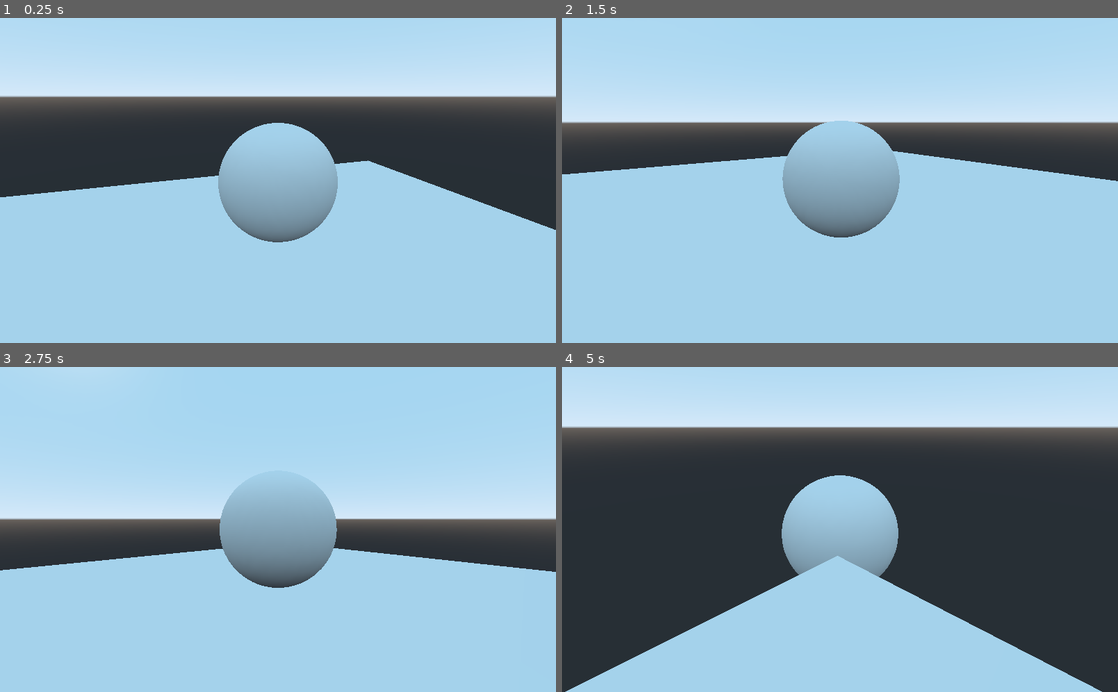
Above: before the commit, frames 1-4 (two rows, left to right).
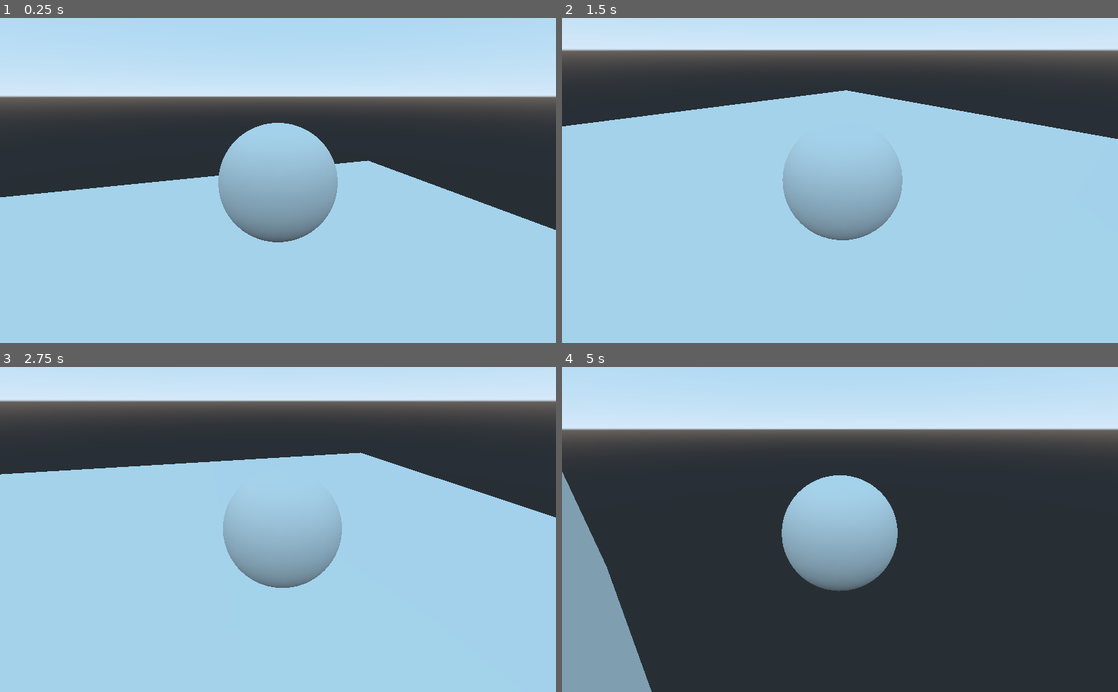
Above: after the commit, the same moments.

Repository: Brawmario/super-poli-ball
Game: Godot game, scene res://Debug.tscn
Two runs of this game, one before a commit and one after it. Both use one fixed random seed, a clock stepped at 60 frames per second and the inputs below.
Inputs:
- Up to frame 1 (0.25 s): no input
- Up to frame 2 (1.5 s): hold Right (ui_right) 0.53-1.28 s; hold Down (ui_down) from 1.28 s (still down)
- Up to frame 3 (2.75 s): release Down (ui_down) at 2.03 s; hold Right (ui_right) from 2.03 s (still down)
- Up to frame 4 (5 s): release Right (ui_right) at 2.78 s; hold Up (ui_up) 2.78-3.53 s; hold Left (ui_left) from 3.53 s (still down)

The runs differ from the first frame. In frame 1, less than 0.1% of the frame differs, in the area x 39-61%, y 36-70%; in frame 2, 43%; in frame 3, 52%, in the area x 0-100%, y 0-68%; in frame 4, 26%.

Commit message:
Câmera básica e movimento da bola implementados

Diff:
--- a/Ball/Ball.gd
+++ b/Ball/Ball.gd
@@ -1,13 +1,34 @@
 extends RigidBody
+class_name Ball
 
-# Declare member variables here. Examples:
-# var a = 2
-# var b = "text"
+onready var ball_cam := $ball_cam as Camera
 
-# Called when the node enters the scene tree for the first time.
-func _ready():
-	add_torque(Vector3(-400, 0, -400))
+export var rot_speed = 5.0
+
+func _ready() -> void:
 	pass
 
-func _physics_process(delta):
-	pass
+func _physics_process(delta) -> void:
+
+	var dir := Vector3()
+	var cam_xform := ball_cam.get_global_transform() as Transform
+
+	# Pegar direção que o jogador quer andar para em relação a camera
+	if (Input.is_action_pressed("ui_up")):
+		dir += -cam_xform.basis[2]
+	if (Input.is_action_pressed("ui_down")):
+		dir += cam_xform.basis[2]
+	if (Input.is_action_pressed("ui_left")):
+		dir += -cam_xform.basis[0]
+	if (Input.is_action_pressed("ui_right")):
+		dir += cam_xform.basis[0]
+
+	# Achar vetor de direção com eixo Y igual a zero (no plano XZ)
+	var target_dir := (dir - Vector3.UP*dir.dot(Vector3.UP)).normalized()
+
+	# Achar vetor no plano XZ à +90 graus da direção que se deseja ir para
+	# var target_axis := Vector3.UP.cross(target_dir).normalized()
+	var target_axis := target_dir.rotated(Vector3.UP, PI/2)
+
+	# Aplicar torque a bola para que ela gire no sentido desejado
+	add_torque(target_axis*rot_speed)
--- a/project.godot
+++ b/project.godot
@@ -8,9 +8,14 @@
 
 config_version=4
 
-_global_script_classes=[  ]
+_global_script_classes=[ {
+"base": "RigidBody",
+"class": "Ball",
+"language": "GDScript",
+"path": "res://Ball/Ball.gd"
+} ]
 _global_script_class_icons={
-
+"Ball": ""
 }
 
 [application]
Not shown: 1 places in Ball/Ball.tscn that only renumber resources
